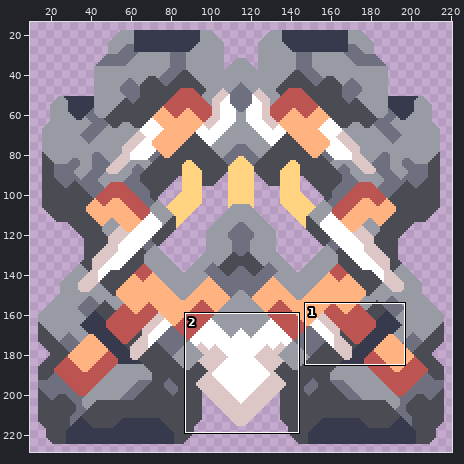
File history of a pixel-art file, core/assets-raw/sprites/units/conquer.aseprite. The first picture is a wide view before the edit; the outline marks the close-up.
Close-up. Earlier state:
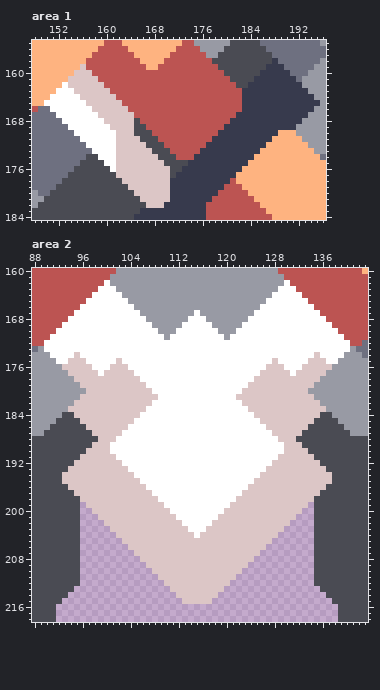
231x231 pixels, 1 frame. Shown: area 1: x 148..196, y 155..184; area 2: x 88..143, y 160..218. The wide view leaves out empty margins. The commit also changed other parts of the picture, which this record leaves out.
After the commit:
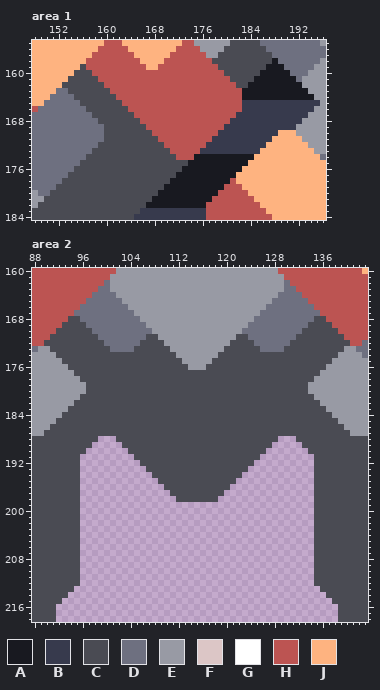
Palette (. is transparent): A #181920  B #373a4d  C #4a4b53  D #6e7080  E #989aa4  F #dcc6c6  G #ffffff  H #bc5452  J #feb380
What changed:
layer "cell" now hidden
Area 1:
y 158: x 188 B -> A
y 159: x 156 F -> C; x 187..189 BBB -> AAA
y 160: x 155..157 FFF -> CCC; x 186..190 BBBBB -> AAAAA
y 161: x 154..158 FFFFF -> CCCCC; x 185..191 BBBBBBB -> AAAAAAA
y 162: x 153..159 GFFFFFF -> CCCCCCC; x 184..192 BBBBBBBBB -> AAAAAAAAA
y 163: x 152..160 GGGFFFFFF -> DDCCCCCCC; x 183..193 BBBBBBBBBBB -> AAAAAAAAAAA
y 164: x 151..161 GGGGGFFFFFF -> DDDDCCCCCCC; x 183..194 BBBBBBBBBBBB -> AAAAAAAAAAAA
y 165: x 150..162 GGGGGGGFFFFFF -> DDDDDDCCCCCCC
y 166: x 151..163 GGGGGGGFFFFFF -> DDDDDDCCCCCCC
y 167: x 152..164 GGGGGGGFFFFFF -> DDDDDDCCCCCCC
y 168: x 153..164 GGGGGGGFFFFF -> DDDDDDCCCCCC
y 169: x 154..164 GGGGGGGFFFF -> DDDDDDCCCCC
y 170: x 155..164 GGGGGGGFFF -> DDDDDCCCCC
y 171: x 156..165 GGGGGGFFFF -> DDDDCCCCCC
y 172: x 157..166 GGGGGFFFFF -> DDCCCCCCCC
y 173: x 158..167 GGGGFFFFFF -> CCCCCCCCCC
y 174: x 159..168 GGGFFFFFFF -> CCCCCCCCCC; x 175..184 BBBBBBBBBB -> AAAAAAAAAA
y 175: x 160..169 GGFFFFFFFF -> CCCCCCCCCC; x 174..183 BBBBBBBBBB -> AAAAAAAAAA
y 176: x 161..170 GFFFFFFFFF -> CCCCCCCCCC; x 173..182 BBBBBBBBBB -> AAAAAAAAAA
y 177: x 162..170 FFFFFFFFF -> CCCCCCCCC; x 172..181 BBBBBBBBBB -> AAAAAAAAAA
y 178: x 163..180 FFFFFFFFBBBBBBBBBB -> CCCCCCCCAAAAAAAAAA
y 179: x 164..179 FFFFFFFBBBBBBBBB -> CCCCCCAAAAAAAAAA
y 180: x 165..178 FFFFFFBBBBBBBB -> CCCCAAAAAAAAAA
y 181: x 166..177 FFFFFBBBBBBB -> CCAAAAAAAAAA
y 182: x 167..176 FFFBBBBBBB -> AAAAAAAAAA
Area 2:
y 162: x 100 G -> D; x 130 G -> D
y 163: x 99..101 GGG -> DDE; x 129..131 GGG -> EDD
y 164: x 98..102 GGGGG -> DDDDE; x 128..132 GGGGG -> EDDDD
y 165: x 97..103 GGGGGGG -> DDDDDDE; x 127..133 GGGGGGG -> EDDDDDD
y 166: x 96..104 GGGGGGGGG -> DDDDDDDDE; x 126..134 GGGGGGGGG -> EDDDDDDDD
y 167: x 95..105 GGGGGGGGGGG -> DDDDDDDDDDE; x 115 G -> E; x 125..135 GGGGGGGGGGG -> EDDDDDDDDDD
y 168: x 94..106 GGGGGGGGGGGGG -> CCDDDDDDDDDDE; x 114..116 GGG -> EEE; x 124..136 GGGGGGGGGGGGG -> EDDDDDDDDDDCC
y 169: x 93..107 GGGGGGGGGGGGGGG -> CCCCDDDDDDDDDDE; x 113..117 GGGGG -> EEEEE; x 123..137 GGGGGGGGGGGGGGG -> EDDDDDDDDDDCCCC
y 170: x 92..108 GGGGGGGGGGGGGGGGG -> CCCCCCDDDDDDDDDDE; x 112..118 GGGGGGG -> EEEEEEE; x 122..138 GGGGGGGGGGGGGGGGG -> EDDDDDDDDDDCCCCCC
y 171: x 91..109 GGGGGGGGGGGGGGGGGGG -> CCCCCCCCDDDDDDDDCCE; x 111..119 GGGGGGGGG -> EEEEEEEEE; x 121..139 GGGGGGGGGGGGGGGGGGG -> ECCDDDDDDDDCCCCCCCC
y 172: x 90..140 GGGGGGGGGGGGGGGGGGGGGGGGGGGGGGGGGGGGGGGGGGGGGGGGGGG -> CCCCCCCCCCDDDDDDCCCCEEEEEEEEEEECCCCDDDDDDCCCCCCCCCC
y 173: x 90..140 GGGGGGGGGGGGGGGGGGGGGGGGGGGGGGGGGGGGGGGGGGGGGGGGGGG -> ECCCCCCCCCCDDDDCCCCCCEEEEEEEEECCCCCCDDDDCCCCCCCCCCE
y 174: x 91..139 GGGGFGGGGGGGGGGGGGGGGGGGGGGGGGGGGGGGGGGGGGGGFGGGG -> ECCCCCCCCCCCCCCCCCCCCEEEEEEECCCCCCCCCCCCCCCCCCCCE
y 175: x 92..138 GGFFFGGGGGFGGGGGGGGGGGGGGGGGGGGGGGGGFGGGGGFFFGG -> ECCCCCCCCCCCCCCCCCCCCEEEEECCCCCCCCCCCCCCCCCCCCE
y 176: x 93..137 FFFFFGGGFFFGGGGGGGGGGGGGGGGGGGGGGGFFFGGGFFFFF -> ECCCCCCCCCCCCCCCCCCCCEEECCCCCCCCCCCCCCCCCCCCE
y 177: x 94..136 FFFFFGFFFFFGGGGGGGGGGGGGGGGGGGGGFFFFFGFFFFF -> ECCCCCCCCCCCCCCCCCCCCCCCCCCCCCCCCCCCCCCCCCE
y 178: x 95..135 FFFFFFFFFFFGGGGGGGGGGGGGGGGGGGFFFFFFFFFFF -> ECCCCCCCCCCCCCCCCCCCCCCCCCCCCCCCCCCCCCCCE
y 179: x 96..134 FFFFFFFFFFFGGGGGGGGGGGGGGGGGFFFFFFFFFFF -> ECCCCCCCCCCCCCCCCCCCCCCCCCCCCCCCCCCCCCE
y 180: x 97..133 FFFFFFFFFFFGGGGGGGGGGGGGGGFFFFFFFFFFF -> CCCCCCCCCCCCCCCCCCCCCCCCCCCCCCCCCCCCC
y 181: x 96..134 FFFFFFFFFFFFFGGGGGGGGGGGGGFFFFFFFFFFFFF -> CCCCCCCCCCCCCCCCCCCCCCCCCCCCCCCCCCCCCCC
y 182: x 95..135 FFFFFFFFFFFFFGGGGGGGGGGGGGGGFFFFFFFFFFFFF -> CCCCCCCCCCCCCCCCCCCCCCCCCCCCCCCCCCCCCCCCC
y 183: x 94..136 FFFFFFFFFFFFFGGGGGGGGGGGGGGGGGFFFFFFFFFFFFF -> CCCCCCCCCCCCCCCCCCCCCCCCCCCCCCCCCCCCCCCCCCC
y 184: x 95..135 FFFFFFFFFFFGGGGGGGGGGGGGGGGGGGFFFFFFFFFFF -> CCCCCCCCCCCCCCCCCCCCCCCCCCCCCCCCCCCCCCCCC
y 185: x 96..134 FFFFFFFFFGGGGGGGGGGGGGGGGGGGGGFFFFFFFFF -> CCCCCCCCCCCCCCCCCCCCCCCCCCCCCCCCCCCCCCC
y 186: x 97..133 FFFFFFFGGGGGGGGGGGGGGGGGGGGGGGFFFFFFF -> CCCCCCCCCCCCCCCCCCCCCCCCCCCCCCCCCCCCC
y 187: x 98..132 FFFFFGGGGGGGGGGGGGGGGGGGGGGGGGFFFFF -> CCCCCCCCCCCCCCCCCCCCCCCCCCCCCCCCCCC
y 188: x 99..131 FFFGGGGGGGGGGGGGGGGGGGGGGGGGGGFFF -> ...CCCCCCCCCCCCCCCCCCCCCCCCCCC...
y 189: x 98..132 FFFGGGGGGGGGGGGGGGGGGGGGGGGGGGGGFFF -> .....CCCCCCCCCCCCCCCCCCCCCCCCC.....
y 190: x 97..133 FFFFGGGGGGGGGGGGGGGGGGGGGGGGGGGGGFFFF -> .......CCCCCCCCCCCCCCCCCCCCCCC.......
y 191: x 96..134 FFFFFFGGGGGGGGGGGGGGGGGGGGGGGGGGGFFFFFF -> .........CCCCCCCCCCCCCCCCCCCCC.........
y 192: x 95..135 FFFFFFFFGGGGGGGGGGGGGGGGGGGGGGGGGFFFFFFFF -> C..........CCCCCCCCCCCCCCCCCCC..........C
y 193: x 94..136 FFFFFFFFFFGGGGGGGGGGGGGGGGGGGGGGGFFFFFFFFFF -> CC...........CCCCCCCCCCCCCCCCC...........CC
y 194: x 93..137 FFFFFFFFFFFFGGGGGGGGGGGGGGGGGGGGGFFFFFFFFFFFF -> CCC............CCCCCCCCCCCCCCC............CCC
y 195: x 93..137 FFFFFFFFFFFFFGGGGGGGGGGGGGGGGGGGFFFFFFFFFFFFF -> CCC.............CCCCCCCCCCCCC.............CCC
y 196: x 94..136 FFFFFFFFFFFFFGGGGGGGGGGGGGGGGGFFFFFFFFFFFFF -> CC..............CCCCCCCCCCC..............CC
y 197: x 95..135 FFFFFFFFFFFFFGGGGGGGGGGGGGGGFFFFFFFFFFFFF -> C...............CCCCCCCCC...............C
y 198: x 96..134 FFFFFFFFFFFFFGGGGGGGGGGGGGFFFFFFFFFFFFF -> ................CCCCCCC................
y 199: x 97..133 FFFFFFFFFFFFFGGGGGGGGGGGFFFFFFFFFFFFF -> .....................................
y 200: x 98..132 FFFFFFFFFFFFFGGGGGGGGGFFFFFFFFFFFFF -> ...................................
y 201: x 99..131 FFFFFFFFFFFFFGGGGGGGFFFFFFFFFFFFF -> .................................
y 202: x 100..130 FFFFFFFFFFFFFGGGGGFFFFFFFFFFFFF -> ...............................
y 203: x 101..129 FFFFFFFFFFFFFGGGFFFFFFFFFFFFF -> .............................
y 204: x 102..128 FFFFFFFFFFFFFGFFFFFFFFFFFFF -> ...........................
y 205: x 103..127 FFFFFFFFFFFFFFFFFFFFFFFFF -> .........................
y 206: x 104..126 FFFFFFFFFFFFFFFFFFFFFFF -> .......................
y 207: x 105..125 FFFFFFFFFFFFFFFFFFFFF -> .....................
y 208: x 106..124 FFFFFFFFFFFFFFFFFFF -> ...................
y 209: x 107..123 FFFFFFFFFFFFFFFFF -> .................
y 210: x 108..122 FFFFFFFFFFFFFFF -> ...............
y 211: x 109..121 FFFFFFFFFFFFF -> .............
y 212: x 110..120 FFFFFFFFFFF -> ...........
y 213: x 111..119 FFFFFFFFF -> .........
y 214: x 112..118 FFFFFFF -> .......
y 215: x 113..117 FFFFF -> .....
Where, in picture pixels (left, top, right, bottom), the same in both close-ups:
changed: (44, 58, 314, 208)
changed: (44, 280, 350, 604)
